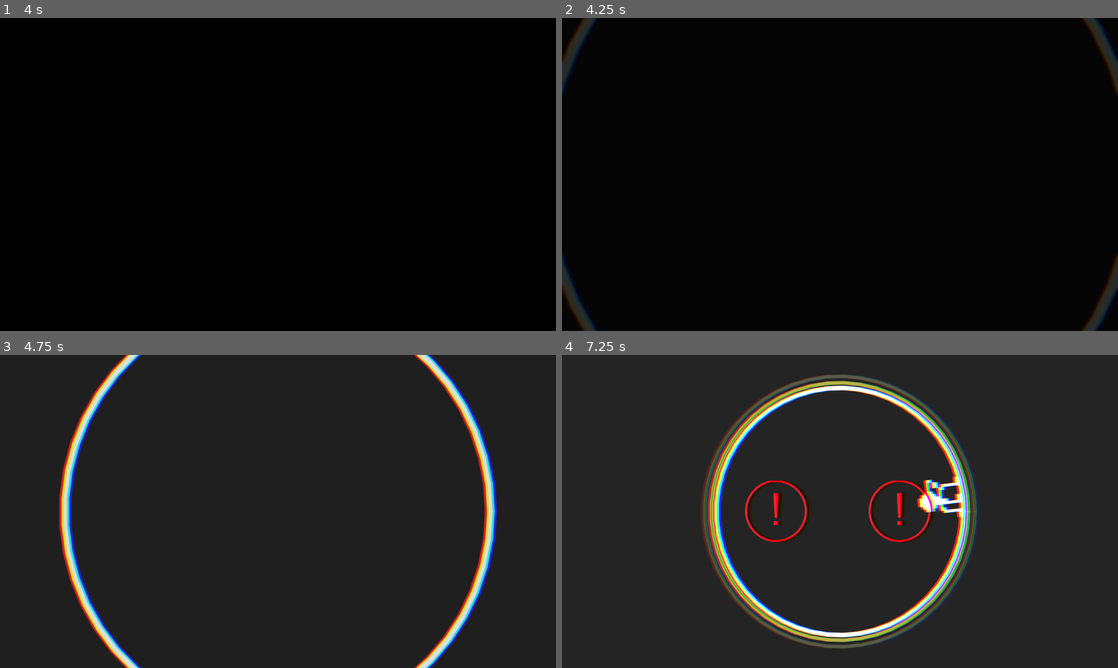
Above: before the commit, frames 1-4 (two rows, left to right).
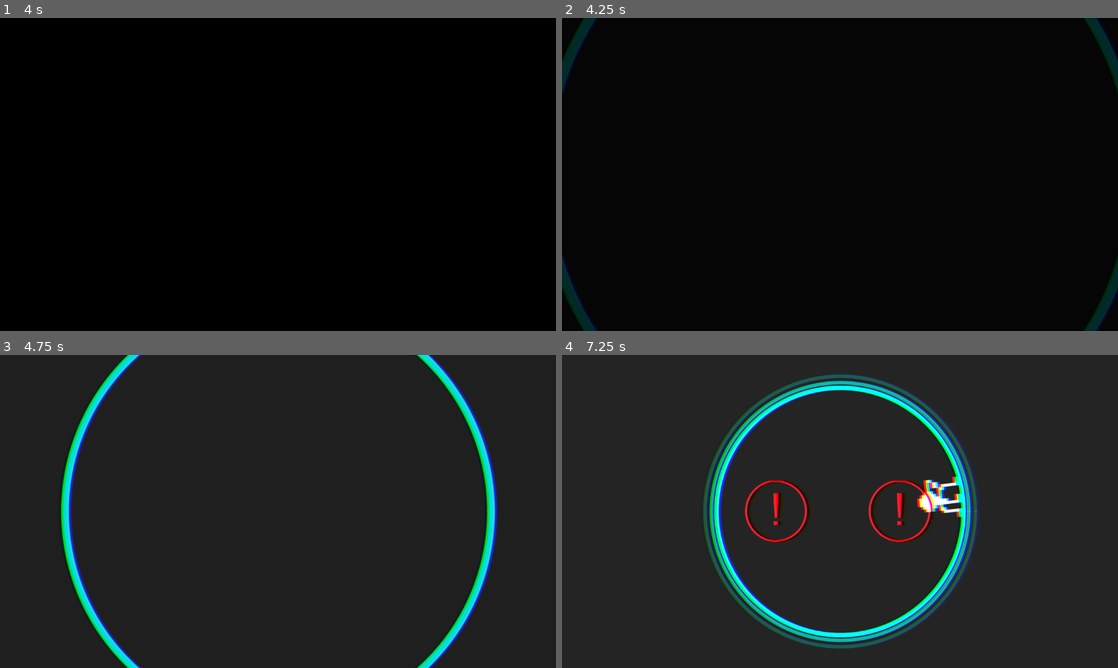
Above: after the commit, the same moments.

Repository: jokw1228/Slay_The_Circle
Game: Godot game, scene res://scenes/rooms/RoomLogo/RoomLogo.tscn
Same seed, same stepped clock (60 frames per second), same inputs: the game is played once before the commit and once after it. Sound files missing from this copy of the repository are replaced by a short silence.
Inputs (mouse positions are in pixels of both pictures, inside the frame that each line leads up to):
- Up to frame 1 (4 s): tap Enter at 0.5 s; move the mouse to (400, 158) at 0.52 s; click (400, 158) at 0.67 s; move the mouse to (166, 190) at 1.27 s; click (166, 190) at 1.42 s; tap Space at 2 s; move the mouse to (333, 105) at 2.02 s; click (333, 105) at 2.17 s; move the mouse to (250, 237) at 2.77 s; click (250, 237) at 2.92 s; move the mouse to (444, 221) at 3.52 s; click (444, 221) at 3.67 s
- Up to frame 2 (4.25 s): no input
- Up to frame 3 (4.75 s): move the mouse to (111, 464) at 4.27 s; click (111, 464) at 4.42 s
- Up to frame 4 (7.25 s): move the mouse to (867, 511) at 5.02 s; click (867, 511) at 5.17 s; tap Enter at 5.75 s; move the mouse to (756, 433) at 5.77 s; click (756, 433) at 5.92 s; move the mouse to (962, 495) at 6.52 s; click (962, 495) at 6.67 s

Frame 1 is identical in both runs. In frame 2, 1.6% of the frame differs, in the area x 0-100%, y 0-100%; in frame 3, 4.3%; in frame 4, 7.0%, in the area x 25-75%, y 6-94%.

Commit message:
BombExplodedEffect 신 추가

Diff:
--- /dev/null
+++ b/images/bomb/sprite_bomb_exploded.svg
@@ -0,0 +1,48 @@
+<?xml version="1.0" encoding="UTF-8" standalone="no"?>
+<!-- Created with Inkscape (http://www.inkscape.org/) -->
+
+<svg
+   width="32"
+   height="32"
+   viewBox="0 0 8.4666665 8.4666666"
+   version="1.1"
+   id="svg1"
+   inkscape:version="1.3.2 (091e20e, 2023-11-25, custom)"
+   sodipodi:docname="sprite_bomb_exploded.svg"
+   xmlns:inkscape="http://www.inkscape.org/namespaces/inkscape"
+   xmlns:sodipodi="http://sodipodi.sourceforge.net/DTD/sodipodi-0.dtd"
+   xmlns="http://www.w3.org/2000/svg"
+   xmlns:svg="http://www.w3.org/2000/svg">
+  <sodipodi:namedview
+     id="namedview1"
+     pagecolor="#ffffff"
+     bordercolor="#000000"
+     borderopacity="0.25"
+     inkscape:showpageshadow="2"
+     inkscape:pageopacity="0.0"
+     inkscape:pagecheckerboard="true"
+     inkscape:deskcolor="#d1d1d1"
+     inkscape:document-units="px"
+     inkscape:zoom="11.933359"
+     inkscape:cx="13.910584"
+     inkscape:cy="14.916169"
+     inkscape:window-width="1440"
+     inkscape:window-height="830"
+     inkscape:window-x="-6"
+     inkscape:window-y="-6"
+     inkscape:window-maximized="1"
+     inkscape:current-layer="layer1" />
+  <defs
+     id="defs1" />
+  <g
+     inkscape:label="Layer 1"
+     inkscape:groupmode="layer"
+     id="layer1">
+    <circle
+       style="fill:#ffffff;stroke-width:0.264583"
+       id="path1"
+       cx="4.2333336"
+       cy="4.2333336"
+       r="4.2333336" />
+  </g>
+</svg>
--- a/scenes/bombs/Bomb.gd
+++ b/scenes/bombs/Bomb.gd
@@ -5,6 +5,7 @@
 
 var Particle_scene: Resource = preload("res://scenes/bombs/bombeffects/Flame.tscn")
 var BombSlayedEffect_scene: Resource = preload("res://scenes/bombs/bombeffects/BombSlayedEffect.tscn")
+var BombExplodedEffect_scene: Resource = preload("res://scenes/bombs/bombeffects/BombExplodedEffect.tscn")
 
 var slayed_direction: Vector2 = Vector2.ZERO
 
@@ -26,7 +27,9 @@
 	particles.emitting = true
 
 func exploded(): # bomb explosion effect
-	pass
+	var BombExplodedEffect_inst: BombExplodedEffect = BombExplodedEffect_scene.instantiate()
+	BombExplodedEffect_inst.position = position
+	get_tree().current_scene.add_child(BombExplodedEffect_inst)
 
 func game_over():
 	PlayingFieldInterface.game_over(position)
--- /dev/null
+++ b/scenes/bombs/bombeffects/BombExplodedEffect.gd
@@ -0,0 +1,46 @@
+extends Node2D
+class_name BombExplodedEffect
+
+@export var sprite: Sprite2D
+
+var red_circle_radius: float = 0.0
+
+func _ready():
+	circle_effect()
+	sprite_effect()
+
+func sprite_effect():
+	const delay = 0.08
+
+	var theme_color: Color = PlayingFieldInterface.get_theme_color()
+	# color inversion
+	#sprite.modulate = Color(1-theme_color.r, 1-theme_color.g, 1-theme_color.b, 1)
+	# Seonghyeon's Algorithm
+	sprite.modulate = Color((theme_color.r+theme_color.g+theme_color.b)/3, 0, 0, 1)
+	await get_tree().create_timer(delay).timeout
+	sprite.modulate = theme_color
+	await get_tree().create_timer(delay).timeout
+	sprite_effect()
+
+func circle_effect():
+	var tween_red_circle_radius_up: Tween = get_tree().create_tween()
+	tween_red_circle_radius_up.set_ease(Tween.EASE_OUT)
+	tween_red_circle_radius_up.set_trans(Tween.TRANS_CUBIC)
+	tween_red_circle_radius_up.tween_property(self, "red_circle_radius", 64, 0.5)
+
+	await tween_red_circle_radius_up.finished
+
+	var tween_red_circle_radius_down: Tween = get_tree().create_tween()
+	tween_red_circle_radius_down.set_ease(Tween.EASE_IN)
+	tween_red_circle_radius_down.set_trans(Tween.TRANS_CUBIC)
+	tween_red_circle_radius_down.tween_property(self, "red_circle_radius", 0, 0.5)
+
+	await tween_red_circle_radius_down.finished
+
+	queue_free()
+
+func _draw():
+	draw_arc(Vector2.ZERO, red_circle_radius, 0, 2*PI, 256, Color(1,0,0,0.6), 8.0, true)
+
+func _process(_delta):
+	queue_redraw()
--- /dev/null
+++ b/scenes/bombs/bombeffects/BombExplodedEffect.tscn
@@ -0,0 +1,11 @@
+[gd_scene load_steps=3 format=3 uid="uid://kf6hseo17j78"]
+
+[ext_resource type="Texture2D" uid="uid://dm4tq6jgaqbei" path="res://images/bomb/sprite_bomb_exploded.svg" id="1_2hmjo"]
+[ext_resource type="Script" path="res://scenes/bombs/bombeffects/BombExplodedEffect.gd" id="1_7r3qi"]
+
+[node name="BombExplodedEffect" type="Node2D" node_paths=PackedStringArray("sprite")]
+script = ExtResource("1_7r3qi")
+sprite = NodePath("Sprite2D")
+
+[node name="Sprite2D" type="Sprite2D" parent="."]
+texture = ExtResource("1_2hmjo")
--- a/scenes/playingfield/CircleField.gd
+++ b/scenes/playingfield/CircleField.gd
@@ -1,13 +1,13 @@
 extends StaticBody2D
 class_name CircleField
 
-const CircleFieldRadius = 256
+const CIRCLE_FIELD_RADIUS = 256
 var PlayingFieldColor = PlayingFieldInterface.get_theme_color()
 
+@export var CircleFieldReverbEffect_scene: PackedScene
 @export var CircleFieldEffect_scene: PackedScene
 
 @export var ReverbEffectTimer_node: Timer
-
 @export var BackgroundEffect_node: CanvasLayer
 
 var bomb_position = Vector2(0, 0)
@@ -26,18 +26,22 @@
 	var inst: CollisionPolygon2D = CollisionPolygon2D.new()
 	var list: PackedVector2Array = []
 	# make a circle shape
-	const number_of_points = 256
-	const inner_offset = 0
-	for i in range(number_of_points):
-		list.append(Vector2((CircleFieldRadius+inner_offset) * cos((i*(PI/2)/number_of_points) + radian), (CircleFieldRadius+inner_offset) * -sin((i*(PI/2)/number_of_points) + radian)))
+	const NUMBER_OF_POINTS = 256
+	const INNER_OFFSET = 0
+	const OUTER_OFFSET = 32
+	for i in range(NUMBER_OF_POINTS):
+		list.append(Vector2((CIRCLE_FIELD_RADIUS+INNER_OFFSET) * cos((i*(PI/2)/NUMBER_OF_POINTS) + radian), (CIRCLE_FIELD_RADIUS+INNER_OFFSET) * -sin((i*(PI/2)/NUMBER_OF_POINTS) + radian)))
 	# make outer edges
-	for i in range(number_of_points - 1, -1, -1):
-		list.append(Vector2((CircleFieldRadius+32) * cos((i*(PI/2)/number_of_points) + radian), (CircleFieldRadius+32) * -sin((i*(PI/2)/number_of_points) + radian)))
+	for i in range(NUMBER_OF_POINTS - 1, -1, -1):
+		list.append(Vector2((CIRCLE_FIELD_RADIUS+OUTER_OFFSET) * cos((i*(PI/2)/NUMBER_OF_POINTS) + radian), (CIRCLE_FIELD_RADIUS+OUTER_OFFSET) * -sin((i*(PI/2)/NUMBER_OF_POINTS) + radian)))
 	inst.polygon = list
 	add_child(inst)
 
+func _process(_delta):
+	PlayingFieldColor = PlayingFieldInterface.get_theme_color()
+
 func _draw():
-	draw_arc(position, CircleFieldRadius, 0, 2 * PI, 50, PlayingFieldColor, 8.0, true)
+	draw_arc(position, CIRCLE_FIELD_RADIUS, 0, 2 * PI, 1024, PlayingFieldColor, 8.0, true)
 
 func start_reverb_effect():
 	ReverbEffectTimer_node.start()
@@ -46,6 +50,7 @@
 	ReverbEffectTimer_node.stop()
 
 func _on_reverb_effect_timer_timeout():
+	'''
 	var inst = CircleFieldEffect_scene.instantiate()
 
 	const delay = 1.2
@@ -58,11 +63,12 @@
 	tween_alpha.tween_property(inst, "color_to_draw", Color(PlayingFieldColor.r, PlayingFieldColor.g, PlayingFieldColor.b, 0.0), delay)
 
 	var tween_radius = get_tree().create_tween()
-	tween_radius.tween_property(inst, "radius_to_draw", CircleFieldRadius + 32, delay)
+	tween_radius.tween_property(inst, "radius_to_draw", CIRCLE_FIELD_RADIUS + 32, delay)
 
 	add_child(inst)
-
-
+	'''
+	var inst: CircleFieldReverbEffect = CircleFieldReverbEffect_scene.instantiate()
+	add_child(inst)
 
 func create_game_over_effect():
 	const time_to_zoom_in = 2.3
@@ -92,7 +98,7 @@
 	inst.origin_to_draw = bomb_position
 
 	var tween_radius = get_tree().create_tween().set_parallel(true)
-	tween_radius.tween_property(inst, "radius_to_draw", CircleFieldRadius, time_to_scale)
+	tween_radius.tween_property(inst, "radius_to_draw", CIRCLE_FIELD_RADIUS, time_to_scale)
 	tween_radius.tween_property(inst, "origin_to_draw", Vector2(0, 0), time_to_scale)
 
 	add_child(inst)
@@ -125,7 +131,7 @@
 	inst.survival_time = time_to_scale
 	inst.width_to_draw = 16.0
 	inst.color_to_draw = Color.BLUE
-	inst.radius_to_draw = CircleFieldRadius
+	inst.radius_to_draw = CIRCLE_FIELD_RADIUS
 	inst.origin_to_draw = Vector2(0, 0)
 
 	var tween_radius = get_tree().create_tween()
--- a/scenes/playingfield/CircleField.tscn
+++ b/scenes/playingfield/CircleField.tscn
@@ -1,6 +1,7 @@
-[gd_scene load_steps=9 format=3 uid="uid://s264e74phclm"]
+[gd_scene load_steps=10 format=3 uid="uid://s264e74phclm"]
 
 [ext_resource type="Script" path="res://scenes/playingfield/CircleField.gd" id="1_8qsbc"]
+[ext_resource type="PackedScene" uid="uid://brlqmxr8es2ba" path="res://scenes/playingfield/CircleFieldReverbEffect.tscn" id="2_6ifv4"]
 [ext_resource type="PackedScene" uid="uid://csd3qsksn85gu" path="res://scenes/playingfield/CircleFieldEffect.tscn" id="2_k4607"]
 [ext_resource type="Shader" path="res://scenes/playingfield/WaveEffect.gdshader" id="3_52ji7"]
 
@@ -92,6 +93,7 @@
 collision_layer = 32768
 collision_mask = 0
 script = ExtResource("1_8qsbc")
+CircleFieldReverbEffect_scene = ExtResource("2_6ifv4")
 CircleFieldEffect_scene = ExtResource("2_k4607")
 ReverbEffectTimer_node = NodePath("ReverbEffectTimer")
 BackgroundEffect_node = NodePath("BackGroundEffect")
--- a/scenes/playingfield/CircleFieldEffect.gd
+++ b/scenes/playingfield/CircleFieldEffect.gd
@@ -19,7 +19,7 @@
 	Timer_node.start()
 
 func _draw():
-	draw_arc(origin_to_draw, radius_to_draw, 0, 2 * PI, 50, color_to_draw, width_to_draw, true)
+	draw_arc(origin_to_draw, radius_to_draw, 0, 2 * PI, 1024, color_to_draw, width_to_draw, true)
 
 func _process(_delta):
 	queue_redraw()
--- /dev/null
+++ b/scenes/playingfield/CircleFieldReverbEffect.gd
@@ -0,0 +1,23 @@
+extends Node2D
+class_name CircleFieldReverbEffect
+
+const CIRCLE_FIELD_RADIUS = 256
+
+var color_alpha: float = 1.0
+var radius_to_draw: float = CIRCLE_FIELD_RADIUS
+
+func _ready():
+	const delay = 1.2
+
+	var tween_alpha = get_tree().create_tween()
+	tween_alpha.tween_property(self, "color_alpha", 0, delay)
+
+	var tween_radius = get_tree().create_tween()
+	tween_radius.tween_property(self, "radius_to_draw", CIRCLE_FIELD_RADIUS + 32, delay)
+
+func _draw():
+	var theme_color: Color = PlayingFieldInterface.get_theme_color()
+	draw_arc(Vector2.ZERO, radius_to_draw, 0, 2*PI, 1024, Color(theme_color.r, theme_color.g, theme_color.b, color_alpha), 6, true)
+
+func _process(_delta):
+	queue_redraw()
--- /dev/null
+++ b/scenes/playingfield/CircleFieldReverbEffect.tscn
@@ -0,0 +1,6 @@
+[gd_scene load_steps=2 format=3 uid="uid://brlqmxr8es2ba"]
+
+[ext_resource type="Script" path="res://scenes/playingfield/CircleFieldReverbEffect.gd" id="1_pfeds"]
+
+[node name="CircleFieldReverbEffect" type="Node2D"]
+script = ExtResource("1_pfeds")
--- a/scenes/playingfield/PlayingFieldInterface.gd
+++ b/scenes/playingfield/PlayingFieldInterface.gd
@@ -2,10 +2,11 @@
 #class_name PlayingFieldInterface
 
 var current_PlayingField_node: PlayingField
-var color = Color(1,1,1,1)
+var color = Color(0,1,1,1)
 
 func set_theme_color(themecolor : Color):
-	PlayingFieldInterface.color = themecolor
+	var tween_color: Tween = get_tree().create_tween()
+	tween_color.tween_property(self, "color", themecolor, 0.5)
 
 func get_theme_color() -> Color:
 	return PlayingFieldInterface.color
--- a/scenes/rooms/RoomLogo/RoomLogo.gd
+++ b/scenes/rooms/RoomLogo/RoomLogo.gd
@@ -3,11 +3,11 @@
 var RoomMenu_room = "res://scenes/rooms/RoomMenu/RoomMenu.tscn"
 var RoomTutorial_room = "res://scenes/rooms/RoomTutorial/RoomTutorial.tscn"
 
-@onready var KoreaUniv_node: Sprite2D = $CanvasLayer/KoreaUniv
-@onready var Catdog_node: Sprite2D = $CanvasLayer/Catdog
-@onready var BackGroundBlack_node: ColorRect = $CanvasLayer/BackGroundBlack
-@onready var CircleField_node: CircleField = $CircleField
-@onready var Camera2D_node: Camera2D = $Camera2D
+@export var KoreaUniv_node: Sprite2D
+@export var Catdog_node: Sprite2D
+@export var BackGroundBlack_node: ColorRect
+@export var CircleField_node: CircleField
+@export var Camera2D_node: Camera2D
 
 func _ready():
 	CircleField_node.stop_reverb_effect()
--- a/scenes/rooms/RoomLogo/RoomLogo.tscn
+++ b/scenes/rooms/RoomLogo/RoomLogo.tscn
@@ -13,8 +13,13 @@
 [sub_resource type="ShaderMaterial" id="ShaderMaterial_c8qsl"]
 shader = ExtResource("4_omaa6")
 
-[node name="RoomLogo" type="Node2D"]
+[node name="RoomLogo" type="Node2D" node_paths=PackedStringArray("KoreaUniv_node", "Catdog_node", "BackGroundBlack_node", "CircleField_node", "Camera2D_node")]
 script = ExtResource("1_84w0l")
+KoreaUniv_node = NodePath("CanvasLayer/KoreaUniv")
+Catdog_node = NodePath("CanvasLayer/Catdog")
+BackGroundBlack_node = NodePath("CanvasLayer/BackGroundBlack")
+CircleField_node = NodePath("CircleField")
+Camera2D_node = NodePath("Camera2D")
 
 [node name="CanvasLayer" type="CanvasLayer" parent="."]
 
Binary file changed: best_record.dat
Not shown, added: images/bomb/sprite_bomb_exploded.svg.import
